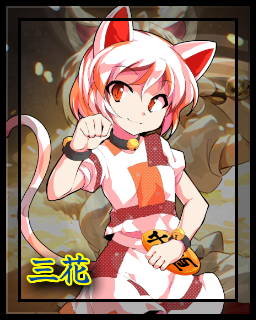
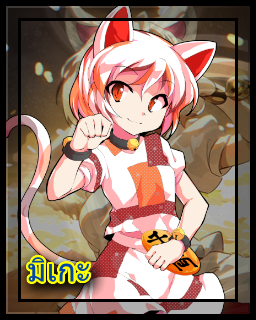
The second 256px x 320px image is a revision of the first. Changes to its layers:
painted on "Fondo" (3rd of 4) over [17, 246, 107, 304]